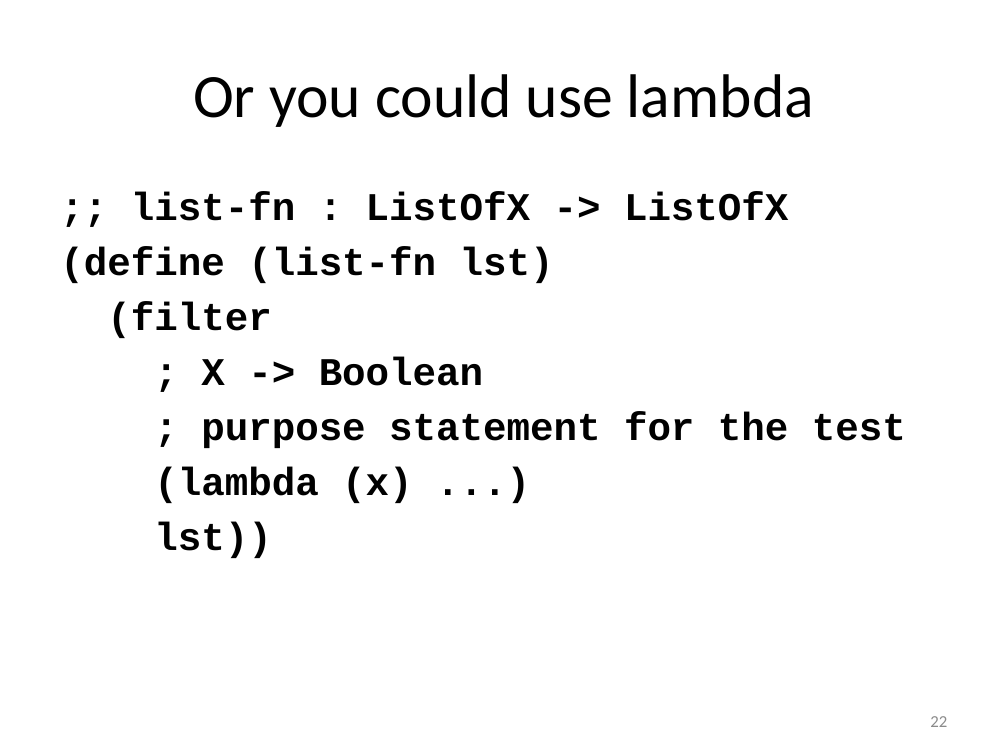
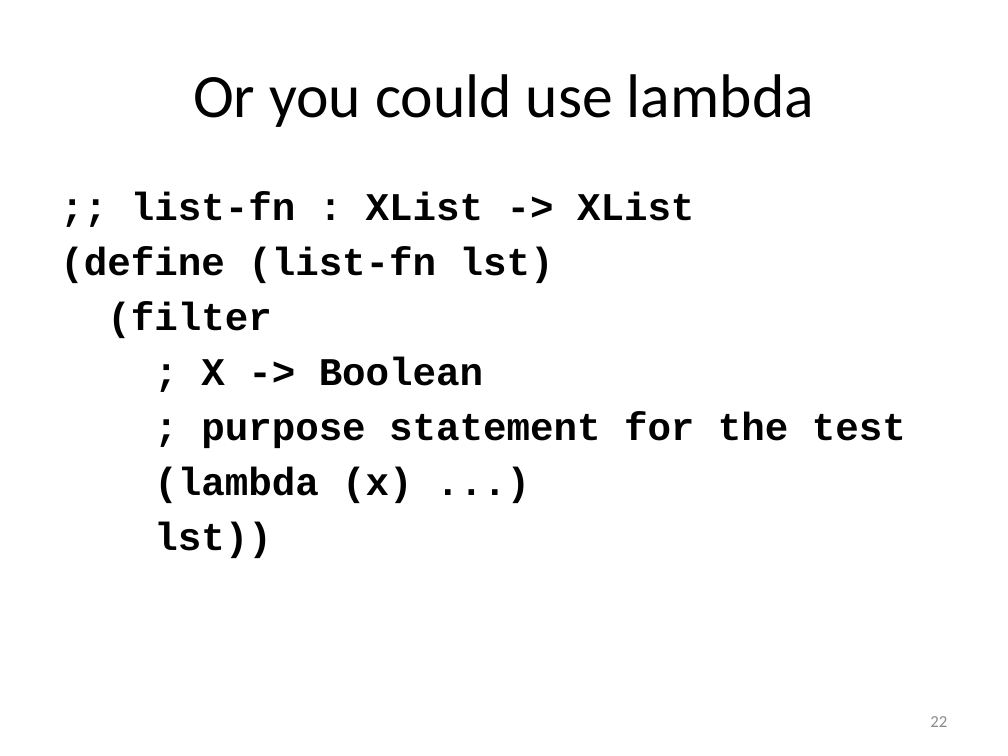
Before and after one commit to mwand/cs5010f17, a slide deck: slide 22 of Slides/Lesson 6.5 Rewriting Your Function Using Map and Foldr.pptx. Drawn at 1008x756 pixels with LibreOffice and Linux fonts; fonts in the diff are those of the drawing. Boxes give left, top, right and bottom in pixels: in the first picture for what was removed or moved away, otherwise in the second. Text is boxed around its words. In the diff, an @@ line names an element or a change of style, - is before the commit and + after.

```diff
--- a/Slides/Lesson 6.5 Rewriting Your Function Using Map and Foldr.pptx
+++ b/Slides/Lesson 6.5 Rewriting Your Function Using Map and Foldr.pptx
@@ text at box(131, 192, 694, 221): text changed @@
-;; list-fn : ListOfX -> ListOfX
+;; list-fn : XList -> XList
```
Also in this commit, not shown: 20 other slides changed, 8 other files.
